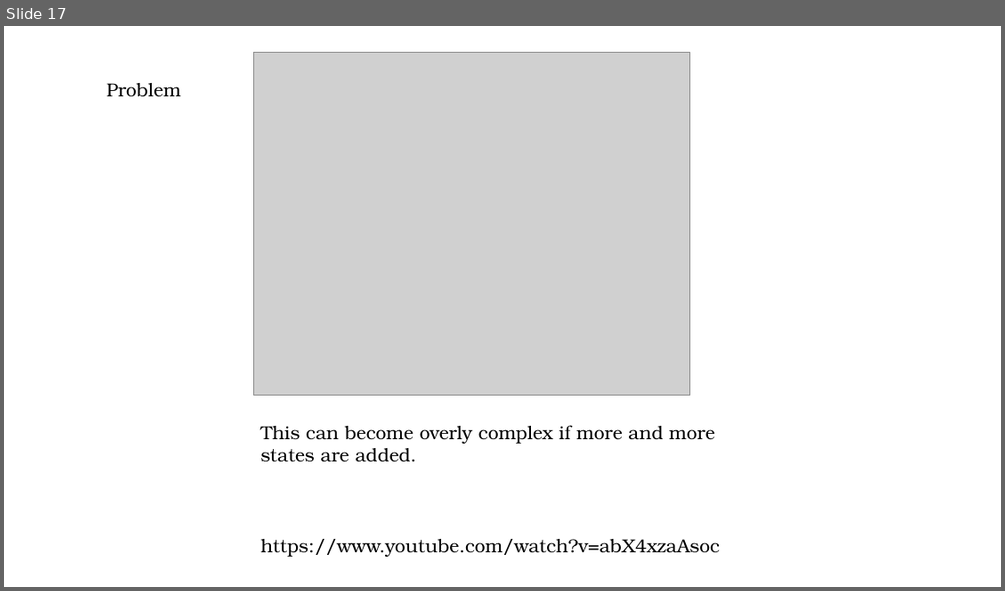
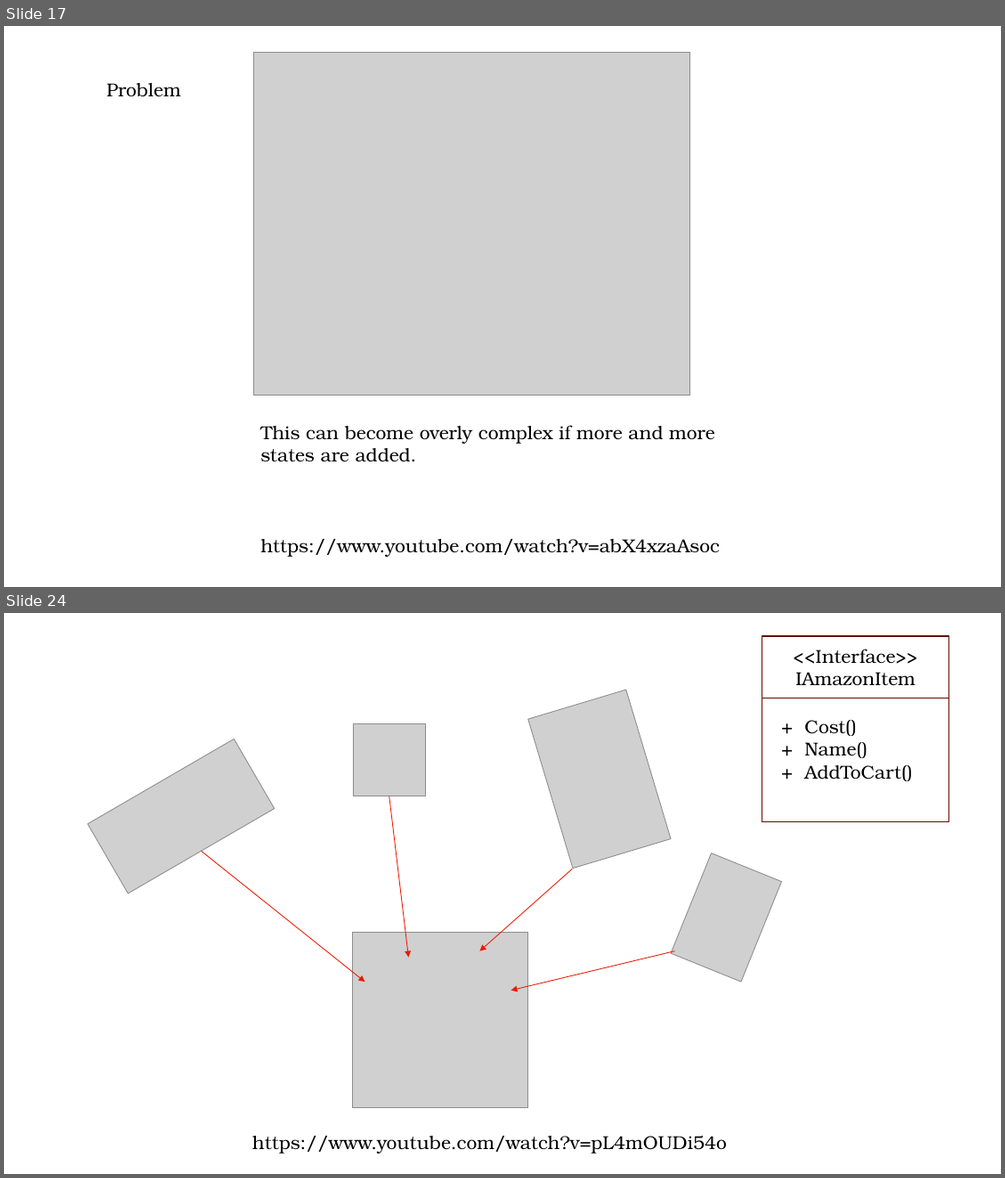
Before and after one commit to TeamOsprey/BytesAndBites, a slide deck: Slides/BytesAndBites - Design Patterns - Behavioural.pptx. Shown one above the other, each under a label of ours: slide 17 before the commit, slides 17 and 24 after it; the slides between them are not shown. The pictures are 1005x591 and 1005x1178 pixels, drawn with LibreOffice and Linux fonts; fonts in the diff are those of the drawing; grey boxes stand for pictures. Boxes give left, top, right and bottom in pixels: in the first picture for what was removed or moved away, otherwise in the second. Text is boxed around its words. In the diff, an @@ line names an element or a change of style, - is before the commit and + after.

```diff
--- a/Slides/BytesAndBites - Design Patterns - Behavioural.pptx
+++ b/Slides/BytesAndBites - Design Patterns - Behavioural.pptx
@@ slide 24 added at [4,613,1001,1174], background #FFFFFF @@
@@ rectangle added at [762,636,949,698], outline #680B01 1.25 pt, 18 pt, text #000000 @@
+<<Interface>>
+IAmazonItem
@@ picture added at [528,690,671,868] @@
@@ rectangle added at [762,698,949,822], outline #680B01 1.25 pt, 18 pt, text #000000 @@
++ Cost()
++ Name()
++ AddToCart()
@@ picture added at [88,739,275,893] @@
@@ picture added at [353,723,426,796] @@
@@ arrow added from (389, 796) to (409, 957), #ED1A02 0.75 pt @@
@@ arrow added from (202, 851) to (365, 981), #ED1A02 0.75 pt @@
@@ arrow added from (573, 868) to (479, 951), #ED1A02 0.75 pt @@
@@ picture added at [671,853,781,981] @@
@@ picture added at [353,932,527,1107] @@
@@ arrow added from (675, 951) to (511, 989), #ED1A02 0.75 pt @@
@@ text added at [252,1135,727,1153], 18 pt, text #000000 @@
+https://www.youtube.com/watch?v=pL4mOUDi54o
```
Also in this commit, not shown: 6 other slides added.
